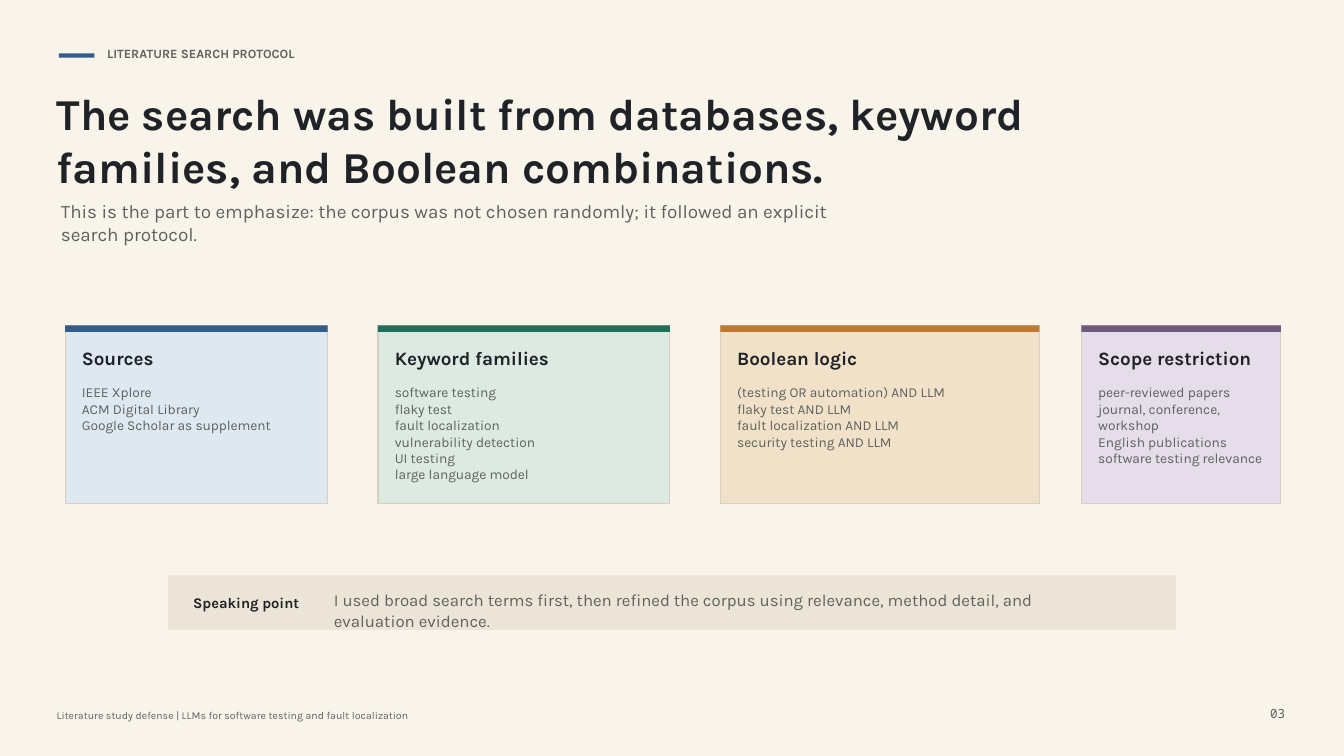
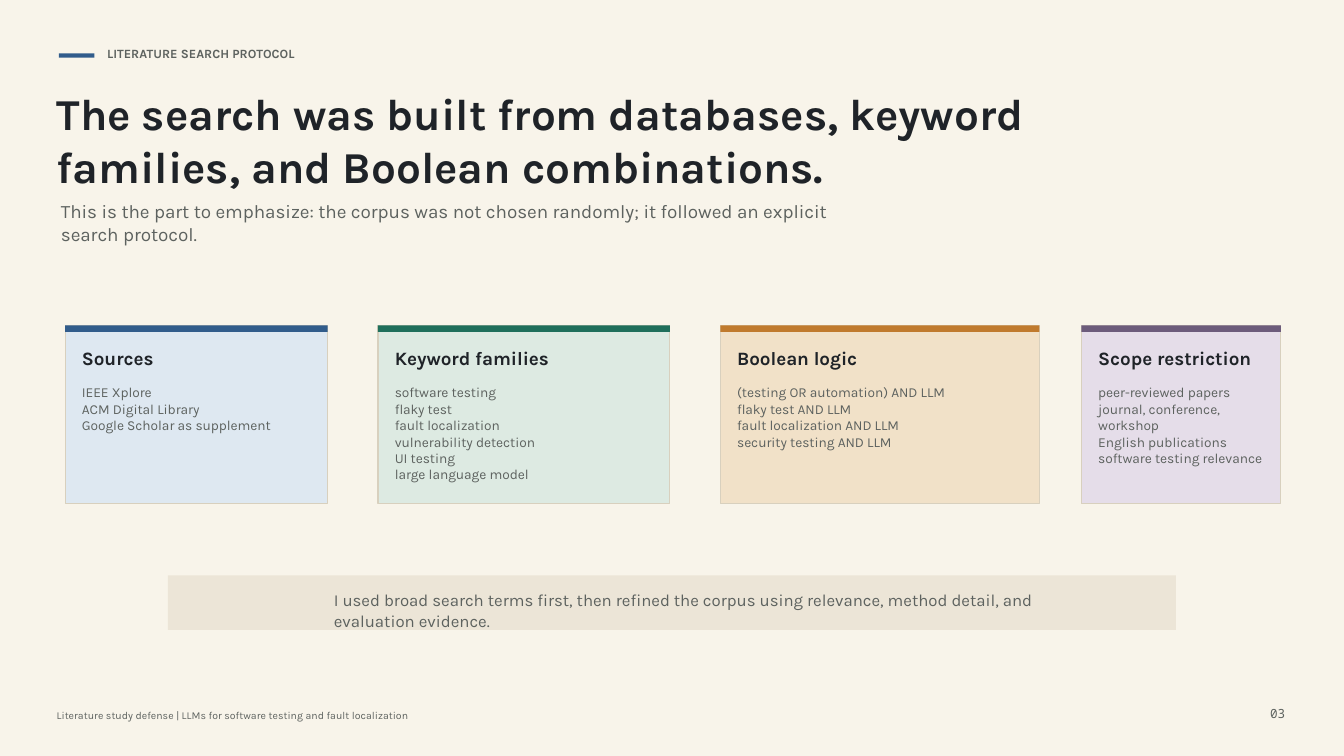
Before and after one commit to jinziniu/llm_location, a slide deck: slide 3 of ls/llm-testing-fault-localization-defense-methodology-focus-with-speaker-notes.pptx. Drawn at 1344x756 pixels with LibreOffice and Linux fonts; fonts in the diff are those of the drawing. Boxes give left, top, right and bottom in pixels: in the first picture for what was removed or moved away, otherwise in the second. Text is boxed around its words. In the diff, an @@ line names an element or a change of style, - is before the commit and + after.

```diff
--- a/ls/llm-testing-fault-localization-defense-methodology-focus-with-speaker-notes.pptx
+++ b/ls/llm-testing-fault-localization-defense-methodology-focus-with-speaker-notes.pptx
@@ text removed at (193, 597, 299, 612) @@
-Speaking point
```
Also in this commit, not shown: 1 other slide changed, 34 other files.
